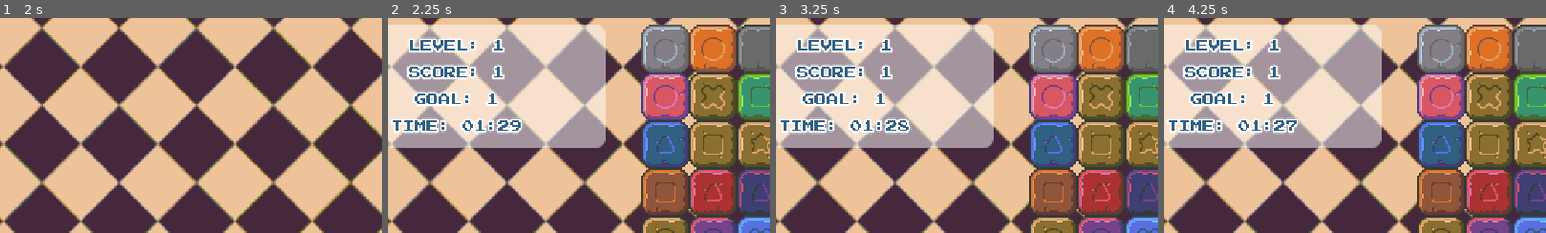
Above: before the commit, frames 1-4 (left to right).
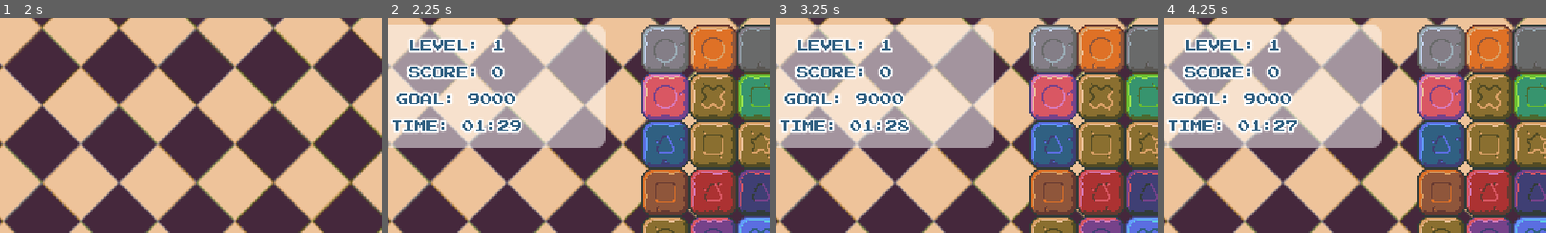
Above: after the commit, the same moments.

Repository: lazaromenezes/edx-games50
Game: Godot game, scene res://scenes/title_screen/title_screen.tscn
The game is run twice, just before and just after one commit, with the same random seed, the same clock (stepped at 60 frames per second) and the same inputs.
Inputs:
- Up to frame 1 (2 s): click "Start" at 0.5 s
- Up to frame 2 (2.25 s): no input
- Up to frame 3 (3.25 s): tap Enter at 2.75 s
- Up to frame 4 (4.25 s): tap Space at 3.5 s
The pictures show only the part of the screen within x 14-64%, y 4-54%; the shares and areas given below are measured in that part.

Frame 1 is identical in both runs. In frame 2, 1.6% of the frame differs, in the area x 2-34%, y 22-41%; in frame 3, 1.6%; in frame 4, 1.6%.

Commit message:
Refactor timer

Diff:
--- a/match_three/scenes/game/game.gd
+++ b/match_three/scenes/game/game.gd
@@ -1,6 +1,8 @@
 extends Node2D
 
 enum State {LEVEL_DISPLAY, PLAY}
+
+@export var initial_time: float = 90
 
 var _level: int = 0
 var _state: State
@@ -8,6 +10,7 @@
 var level_banner_scene = preload("res://scenes/level_banner/level_banner.tscn")
 
 func _ready() -> void:
+	$Timer.wait_time = initial_time
 	_next_level()
 
 func _next_level():
--- a/match_three/scenes/game/game_hud.gd
+++ b/match_three/scenes/game/game_hud.gd
@@ -5,19 +5,17 @@
 const GOAL: String = "GOAL: %d"
 const TIME: String = "TIME: %02d:%02d"
 
-@export var initial_time: float = 90
-
 var _timer: Timer
 
 func reset(level: int, score: int, goal: int, timer: Timer):
 	%Level.text = LEVEL % level
-	%Score.text = SCORE % level
-	%Goal.text = GOAL % level
+	%Score.text = SCORE % score
+	%Goal.text = GOAL % goal
 	_timer = timer
 	_timer.start()
 	show()
 
-func _process(delta):
+func _process(_delta):
 	if visible:
 		%Time.text = _format_time()
 
